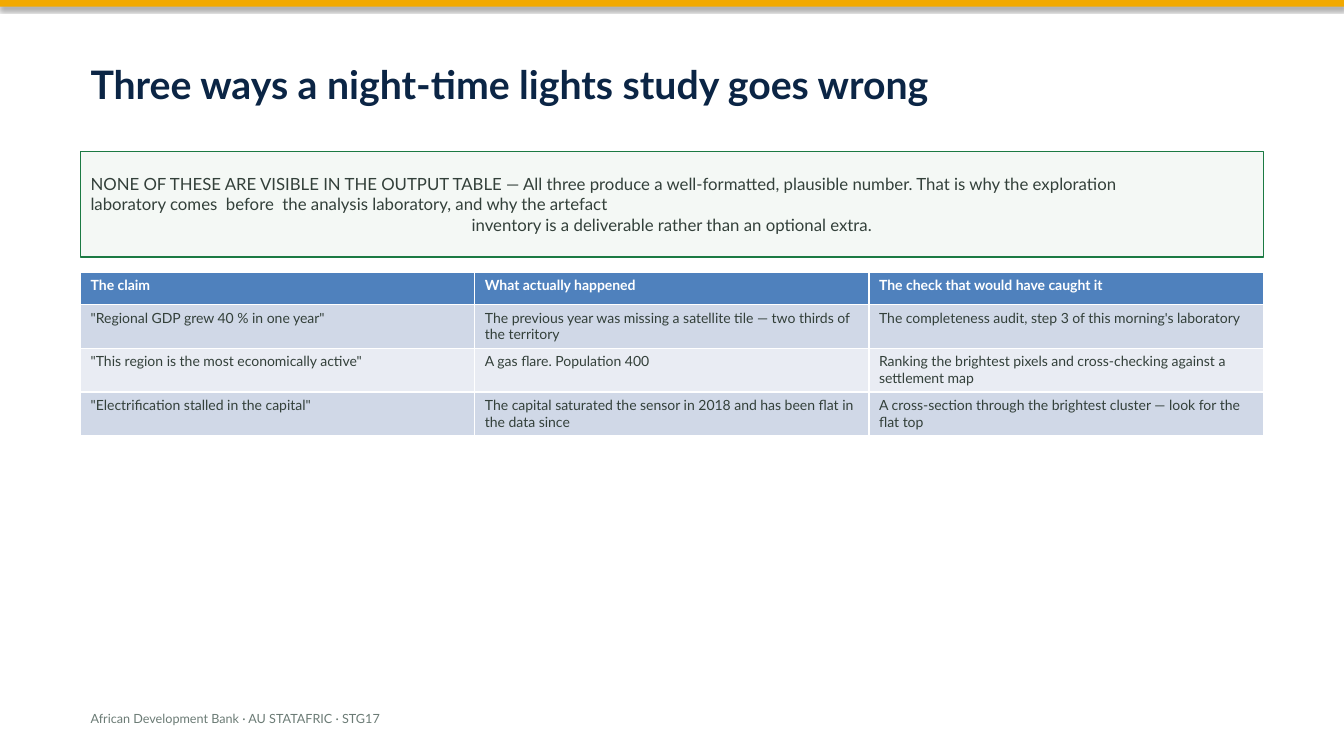
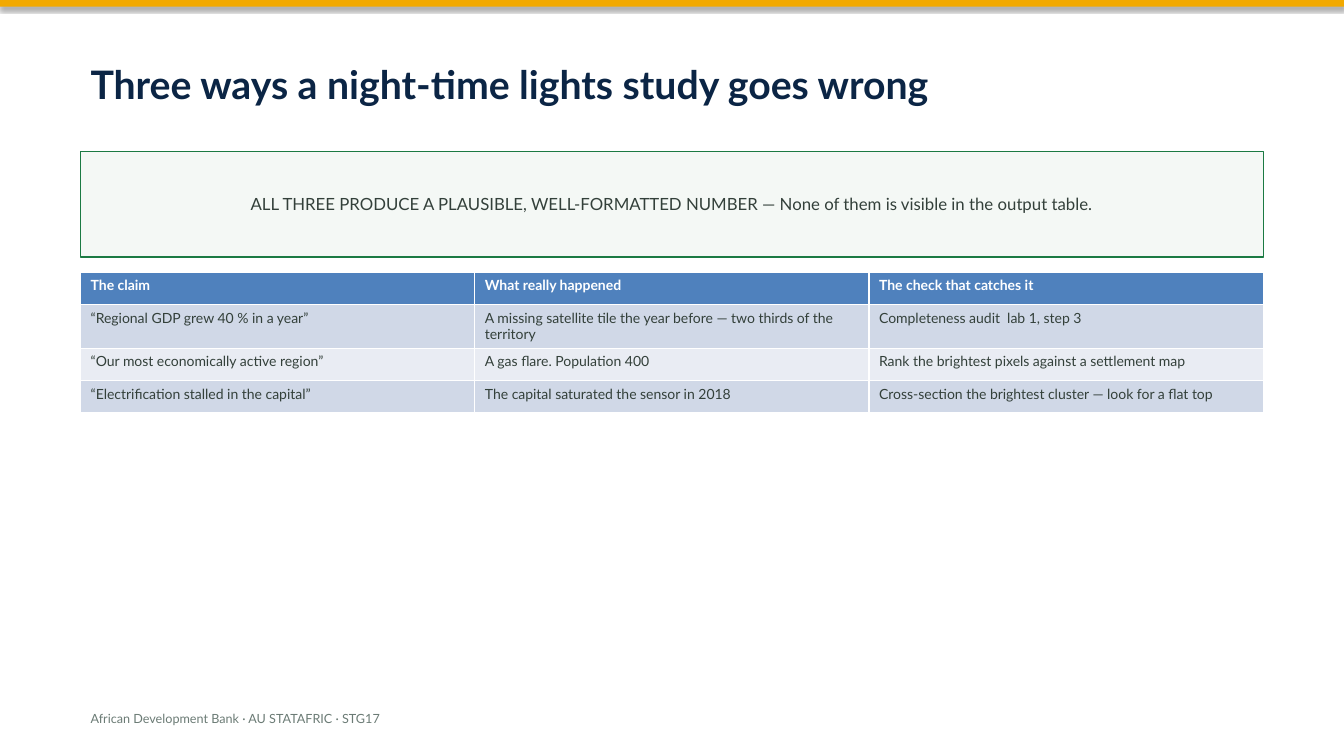
Before and after one commit to datainnov4africa-web/stg17-workshop, a slide deck: slide 16 of docs/slides/pptx/08-ntl-what-darkness-tells-us-en.pptx (slide 13 before the commit). Drawn at 1344x756 pixels with LibreOffice and Linux fonts; fonts in the diff are those of the drawing. Boxes give left, top, right and bottom in pixels: in the first picture for what was removed or moved away, otherwise in the second. Text is boxed around its words. In the diff, an @@ line names an element or a change of style, - is before the commit and + after.

```diff
--- a/docs/slides/pptx/08-ntl-what-darkness-tells-us-en.pptx
+++ b/docs/slides/pptx/08-ntl-what-darkness-tells-us-en.pptx
@@ text in rectangle at box(251, 197, 1093, 213): text changed @@
-NONE OF THESE ARE VISIBLE IN THE OUTPUT TABLE — All three produce a well-formatted, plausible number. That is why the exploration
-laboratory comes before the analysis laboratory, and why the artefact
-inventory is a deliverable rather than an optional extra.
+ALL THREE PRODUCE A PLAUSIBLE, WELL-FORMATTED NUMBER — None of them is visible in the output table.
@@ table at box(81, 272, 1263, 406) @@
-row 1, column 2: What actually happened
+row 1, column 2: What really happened
-row 1, column 3: The check that would have caught it
+row 1, column 3: The check that catches it
-row 2: "Regional GDP grew 40 % in one year" | The previous year was missing a satellite tile — two thirds of the territory | The completeness audit, step 3 of this morning's laboratory
+row 2: “Regional GDP grew 40 % in a year” | A missing satellite tile the year before — two thirds of the territory | Completeness audit lab 1, step 3
@@ row 3, column 1: ""This region is the most economically active"" to "“Our most economically active region”" @@
-row 3, column 3: Ranking the brightest pixels and cross-checking against a settlement map
+row 3, column 3: Rank the brightest pixels against a settlement map
-row 4: "Electrification stalled in the capital" | The capital saturated the sensor in 2018 and has been flat in the data since | A cross-section through the brightest cluster — look for the flat top
+row 4: “Electrification stalled in the capital” | The capital saturated the sensor in 2018 | Cross-section the brightest cluster — look for a flat top
```
Also in this commit, not shown: 11 other slides changed, 3 slides added, 11 other files.
